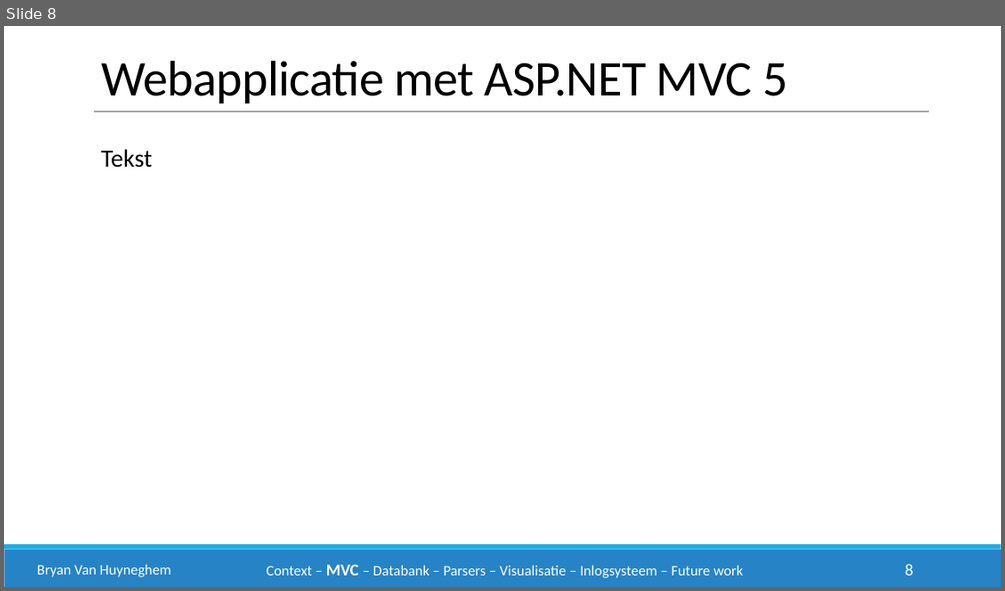
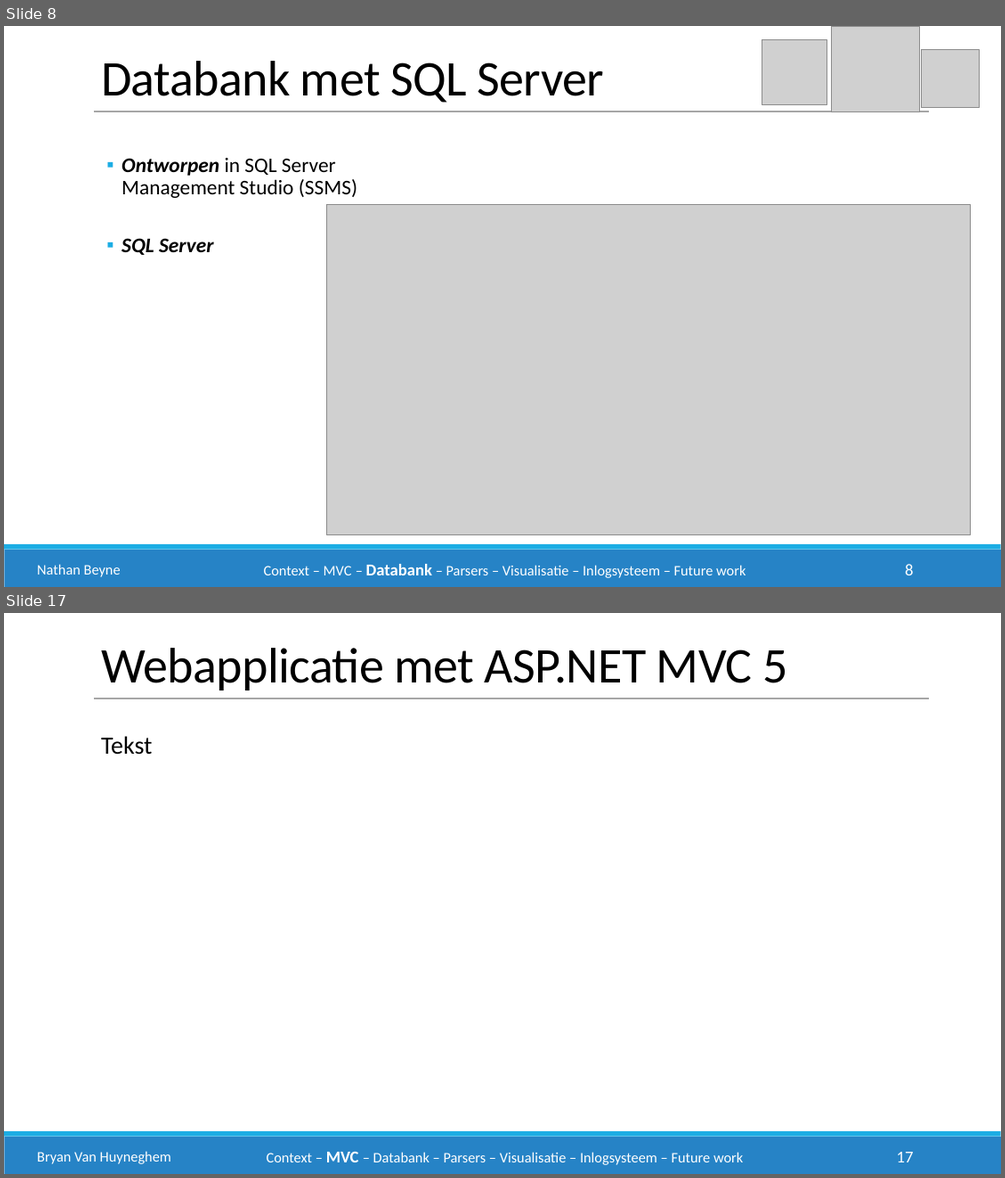
Before and after one commit to philipkukoba/Bachelors-Dissertation-DroneWebApp, a slide deck: documenten/eindpresentatie/drone1.pptx. Shown one above the other, each under a label of ours: slide 8 before the commit, slides 8 and 17 after it; the slides between them are not shown. The pictures are 1005x591 and 1005x1178 pixels, drawn with LibreOffice and Linux fonts; fonts in the diff are those of the drawing; grey boxes stand for pictures. Boxes give left, top, right and bottom in pixels: in the first picture for what was removed or moved away, otherwise in the second. Text is boxed around its words. In the diff, an @@ line names an element or a change of style, - is before the commit and + after.

Commit message:
Slides nathan v1.0

```diff
--- a/documenten/eindpresentatie/drone1.pptx
+++ b/documenten/eindpresentatie/drone1.pptx
@@ slide 8 added at box(4, 26, 1001, 587), background #FFFFFF; not listed: 2 template elements that a slide beside it also shows @@
@@ picture added at box(761, 39, 826, 104) @@
@@ picture added at box(832, 26, 920, 112) @@
@@ picture added at box(921, 49, 979, 108) @@
@@ text added at box(101, 61, 605, 103), 48 pt, text #000000 @@
+Databank met SQL Server
@@ line added from (94, 111) to (929, 111), #A6A6A6 1 pt @@
@@ text added at box(121, 158, 357, 255), 20 pt, text #000000 @@
+  ▪ Ontworpen in SQL Server Management Studio (SSMS)
+  ▪ SQL Server
@@ picture added at box(326, 205, 971, 534) @@
@@ text added at box(37, 564, 121, 577), 14 pt, text #FFFFFF @@
+Nathan Beyne
@@ text added at box(264, 564, 745, 578), 14 pt, text #FFFFFF @@
+Context – MVC – Databank – Parsers – Visualisatie – Inlogsysteem – Future work
@@ page number added at box(905, 564, 913, 575), 16 pt, text #FFFFFF @@
+8
@@ what was slide 8 is now slide 17 @@
@@ page number at box(897, 1151, 914, 1162): text changed @@
-8
+17
```
Also in this commit, not shown: 8 other slides added, 1 other file.
